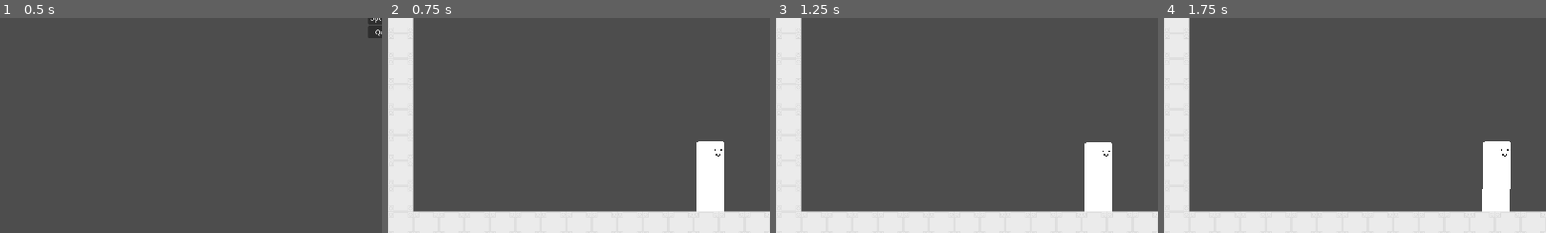
Above: before the commit, frames 1-4 (left to right).
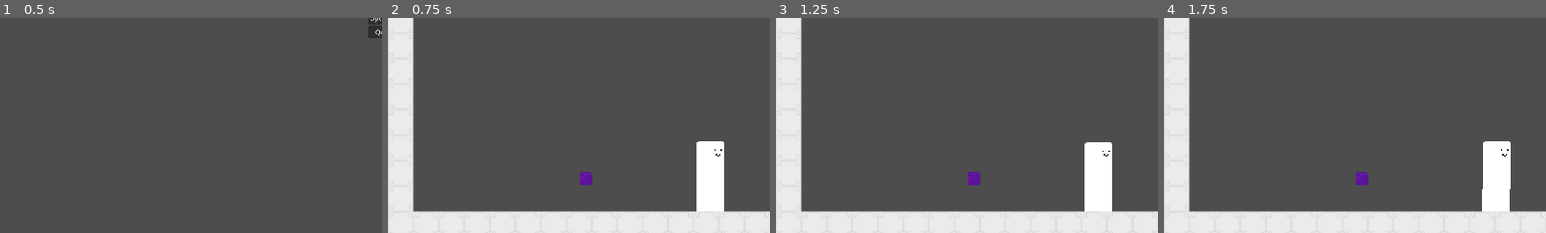
Above: after the commit, the same moments.

Repository: Mysteria0/To-Be-Name-Fighting-Game
Game: Godot game, scene res://menu.tscn
Two runs of this game, one before a commit and one after it. Both use one fixed random seed, a clock stepped at 60 frames per second and the inputs below.
Inputs:
- Up to frame 1 (0.5 s): no input
- Up to frame 2 (0.75 s): click "Start" at 0.5 s
- Up to frame 3 (1.25 s): no input
- Up to frame 4 (1.75 s): tap Enter at 1.25 s; hold D (move_right) from 1.28 s (still down); tap U (action_a) at 1.35 s; tap Space at 1.52 s
The pictures show only the part of the screen within x 0-50%, y 50-100%; the shares and areas given below are measured in that part.

Frame 1 is identical in both runs. In frame 2, 0.2% of the frame differs, in the area x 50-54%, y 71-78%; in frame 3, 0.2%; in frame 4, 0.2%.

Commit message:
added projectile for the current scope of the school-project half of the project

Diff:
--- /dev/null
+++ b/Projectile.tscn
@@ -0,0 +1,17 @@
+[gd_scene format=3 uid="uid://ckucovdu373to"]
+
+[ext_resource type="Texture2D" uid="uid://b26x1jg1c3i7e" path="res://Sprites/Projectile/Projectile.png" id="1_t7eop"]
+
+[sub_resource type="RectangleShape2D" id="RectangleShape2D_t7eop"]
+size = Vector2(32, 32)
+
+[node name="Projectile" type="Node2D" unique_id=1469835593]
+
+[node name="Sprite2D" type="Sprite2D" parent="." unique_id=1377943805]
+texture = ExtResource("1_t7eop")
+
+[node name="Area2D" type="Area2D" parent="." unique_id=650615474]
+
+[node name="Hitbox" type="CollisionShape2D" parent="Area2D" unique_id=722320358]
+shape = SubResource("RectangleShape2D_t7eop")
+debug_color = Color(0.97395235, 0, 0.4337076, 0.41960785)
--- a/Scripts/State Machine/Tsurugi States/tsurugi_crouching.gd
+++ b/Scripts/State Machine/Tsurugi States/tsurugi_crouching.gd
@@ -9,6 +9,15 @@
 	super()
 	parent.velocity.x = 0
 
+
+func process_input(_event: InputEvent) -> State:
+	if %InputReader.currentMotionInput == 8 or %InputReader.currentMotionInput == 7 or %InputReader.currentMotionInput == 9:
+		StateMachine.Old_input = %InputReader.currentMotionInput
+		return jump_state
+	if %InputReader.currentMotionInput == 4 or  %InputReader.currentMotionInput == 6:
+		return move_state
+	return null
+
 func process_physics(delta: float) -> State:
 	%MovementCode.Move_Character(5,delta)
 	return null
--- a/main.tscn
+++ b/main.tscn
@@ -6,6 +6,7 @@
 [ext_resource type="PackedScene" uid="uid://ddm5kuncpnusr" path="res://Input Reader.tscn" id="4_1bvp3"]
 [ext_resource type="Texture2D" uid="uid://b5hnh8utuu4uv" path="res://Sprites/Hud elements/HP_bar_under.png" id="4_lquwl"]
 [ext_resource type="Texture2D" uid="uid://bw5klleyh53e7" path="res://Sprites/Hud elements/HP_bar_progress.png" id="6_5vw27"]
+[ext_resource type="PackedScene" uid="uid://ckucovdu373to" path="res://Projectile.tscn" id="7_272bh"]
 
 [node name="Main" type="Node2D" unique_id=646643995]
 
@@ -31,4 +32,7 @@
 texture_progress = ExtResource("6_5vw27")
 script = ExtResource("1_1bvp3")
 
+[node name="Projectile" parent="." unique_id=1469835593 instance=ExtResource("7_272bh")]
+position = Vector2(497, 944)
+
 [connection signal="healthdebug" from="InputReader" to="Player" method="_on_input_reader_healthdebug"]
Binary file added: Sprites/Projectile/Projectile.png
Not shown, added: Sprites/Projectile/Projectile.png.import
